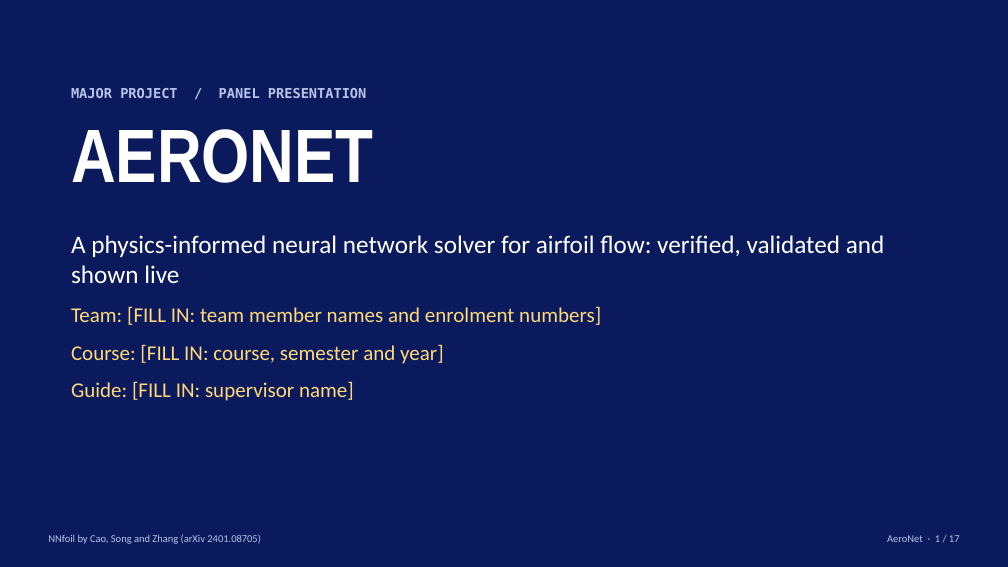
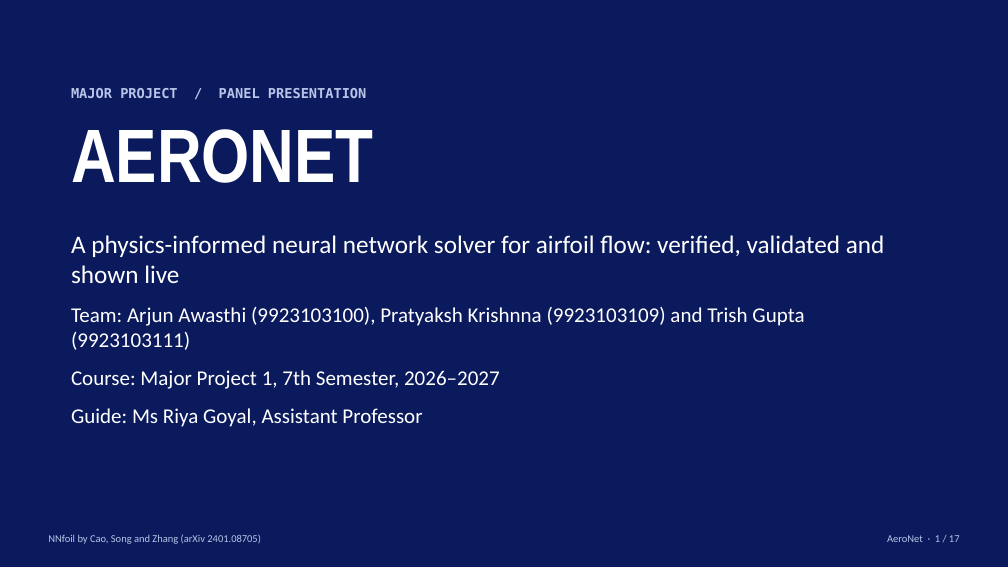
Before and after one commit to Trishgupta44/aeronet, a slide deck: slide 1 of deliverables/3_Panel_Presentation.pptx. Drawn at 1008x567 pixels with LibreOffice and Linux fonts; fonts in the diff are those of the drawing. Boxes give left, top, right and bottom in pixels: in the first picture for what was removed or moved away, otherwise in the second. Text is boxed around its words. In the diff, an @@ line names an element or a change of style, - is before the commit and + after.

```diff
--- a/deliverables/3_Panel_Presentation.pptx
+++ b/deliverables/3_Panel_Presentation.pptx
@@ text at (71, 307, 804, 427): text changed; text colour #FFD97A to #FFFFFF @@
-Team: [FILL IN: team member names and enrolment numbers]
-Course: [FILL IN: course, semester and year]
-Guide: [FILL IN: supervisor name]
+Team: Arjun Awasthi (9923103100), Pratyaksh Krishnna (9923103109) and Trish Gupta (9923103111)
+Course: Major Project 1, 7th Semester, 2026–2027
+Guide: Ms Riya Goyal, Assistant Professor
```
Also in this commit, not shown: 6 other files.
